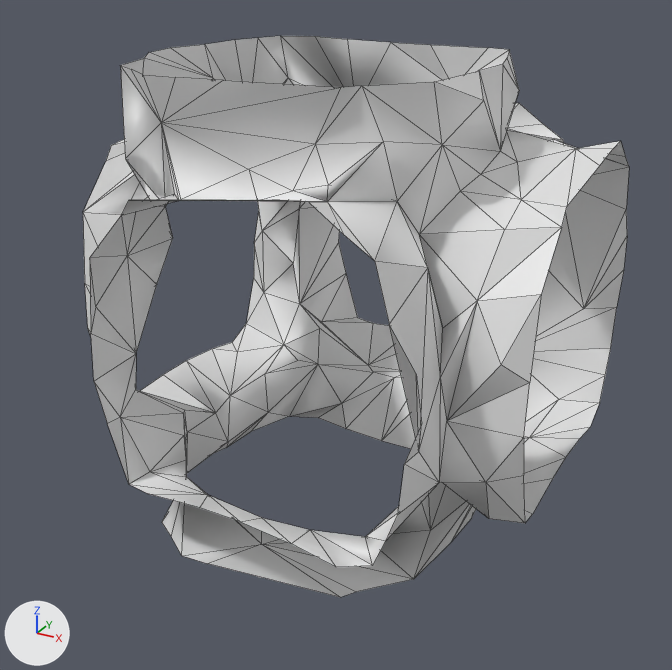
An edit to the glTF model Rogue-Robots/Assets/Models/ModularBlocks/3DCrossConnector_Col.gltf, drawn before and after from the same camera.
One viewpoint serves both versions: a 50 mm camera at (4.48, -8.53, 6.16) aimed at (-0.02, -0.35, 2.08). The axes (+X, +Y, +Z) are drawn at lower left. The lights are the same throughout. Mesh edges are drawn as thin lines. Vertices at the same position are counted once.

Objects in the first picture: '3DCrossConnector_Col'.
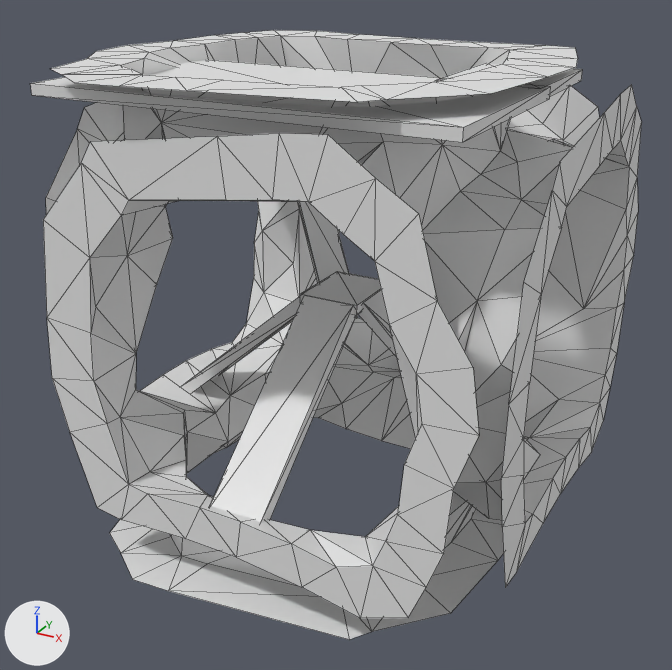
Location of each change, (x1, y1, x2, y2) in pixels of the pictures (672 x 670 px):
'3DCrossConnector_Col', reshaped (12% wider, 9% taller)
    before: (83, 36, 629, 597)
    after: (30, 30, 642, 640)
part 1 of me_scene_006, added
    after: (300, 271, 381, 315)
part 2 of me_scene_006, added
    after: (30, 60, 551, 142)
part 3 of me_scene_006, added
    after: (436, 63, 583, 96)
part 4 of me_scene_006, built on
    after: (43, 30, 642, 640)

The change, as a diff of the scene's bpy script:
```diff
--- a/Rogue-Robots/Assets/Models/ModularBlocks/3DCrossConnector_Col.gltf.py
+++ b/Rogue-Robots/Assets/Models/ModularBlocks/3DCrossConnector_Col.gltf.py
@@ me_scene_006 @@
 # used by ob_3dcrossconnector_col; location = (0.0, 0.0, 0.0)
-me_scene_006.from_pydata(...)  # 270 vertices, 411 faces; spans x -2.5..2.5, y -2.5..2.5, z 0.0..5.0
+me_scene_006.from_pydata(...)  # 487 vertices, 804 faces; spans x -2.5..2.5, y -2.76..2.5, z 0.0..5.0
+# me_scene_006 part 1: a new loose piece, a box spanning x -0.37..0.32, y -0.51..0.32, z 2.43..2.54
+# me_scene_006 part 2: a new loose piece, a box spanning x -2.24..2.03, y -2.16..-0.03, z 4.73..4.84
+# me_scene_006 part 3: a new loose piece, a box spanning x 0.95..1.98, y -0.19..1.2, z 4.73..4.84
+# me_scene_006 part 4
+# 1 vertex is removed from x 1.78, y -0.22, z 0.85
+# 3 faces are deleted
+# 194 vertices are added at x -2.5..2.5, y -2.76..2.5, z 0.0..5.0
+# 360 new faces join them
+# me_scene_006 part 5: the surface is now shaded flat
```
